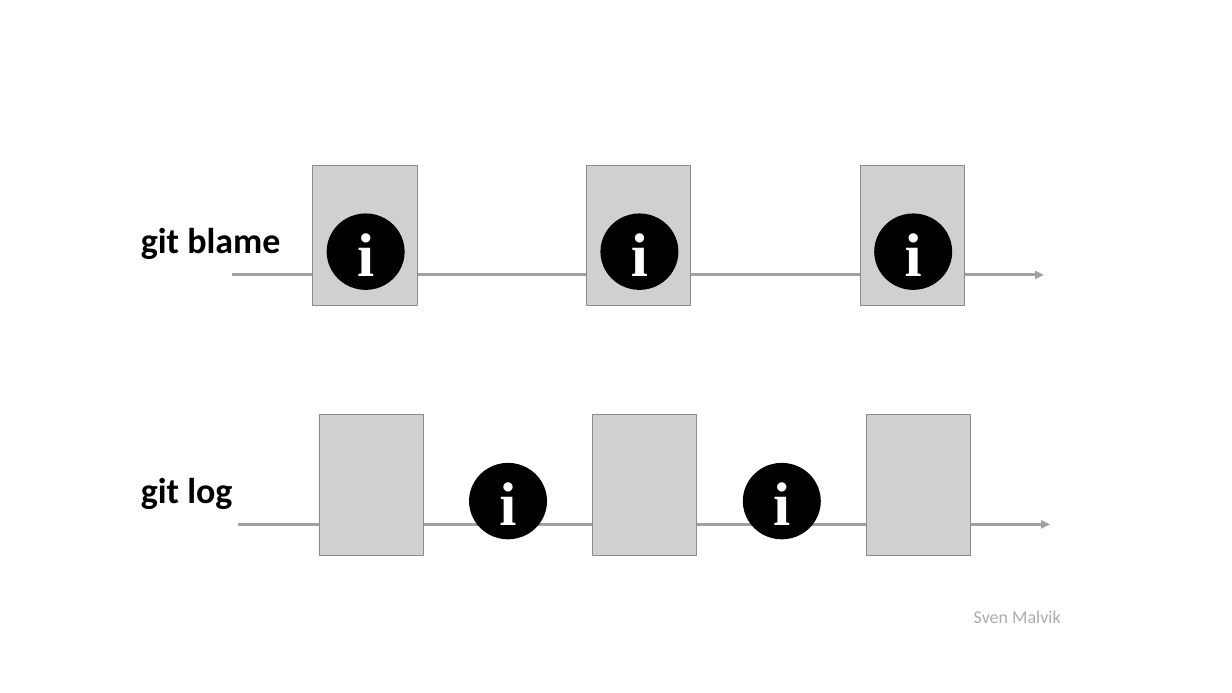
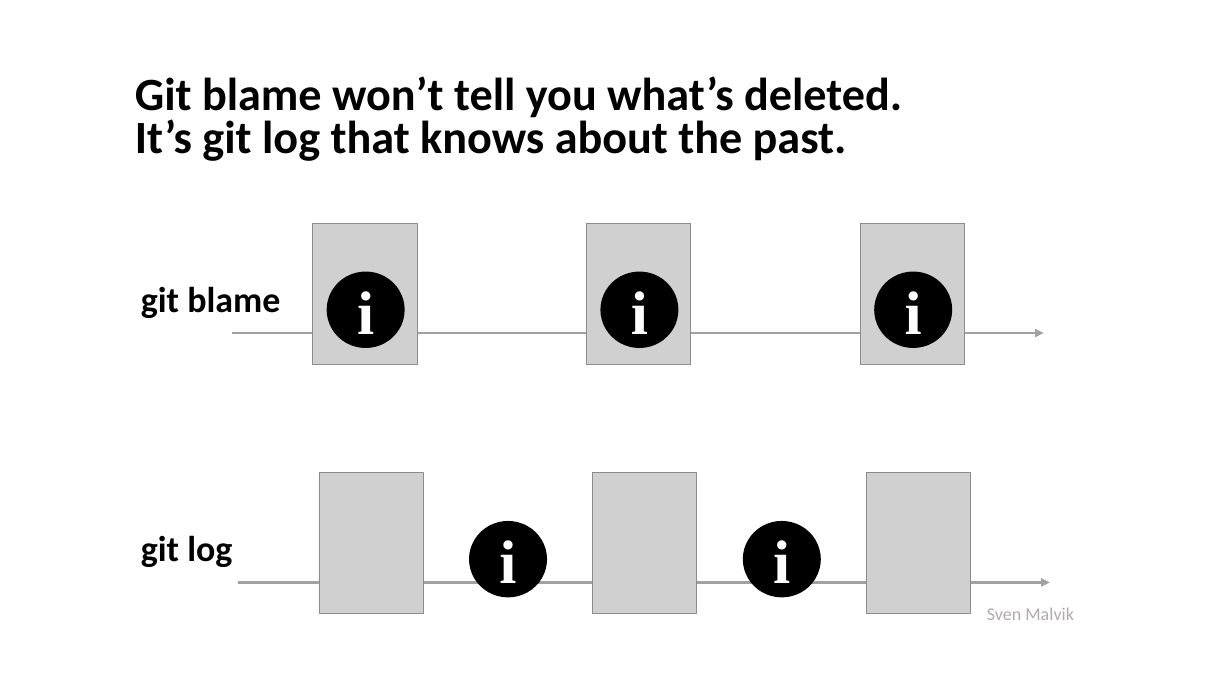
Before and after one commit to svenmalvik/insights, a slide deck: slide 3 of insights.pptx. Drawn at 1232x693 pixels with LibreOffice and Linux fonts; fonts in the diff are those of the drawing; grey boxes stand for pictures. Boxes give left, top, right and bottom in pixels: in the first picture for what was removed or moved away, otherwise in the second. Text is boxed around its words. In the diff, an @@ line names an element or a change of style, - is before the commit and + after.

```diff
--- a/insights.pptx
+++ b/insights.pptx
@@ text added at (x1=135, y1=76, x2=902, y2=161), 36 pt, text #000000, bold @@
+Git blame won’t tell you what’s deleted.
+It’s git log that knows about the past.
@@ 6 pictures, 5 ellipses, 2 texts, 2 arrows moved together from (x1=141, y1=165, x2=1050, y2=555) to (x1=141, y1=224, x2=1050, y2=614) @@
@@ text "Sven Malvik" moved from (x1=974, y1=610, x2=1061, y2=623) to (x1=987, y1=607, x2=1074, y2=620) @@
```
Also in this commit, not shown: 1 other file.
